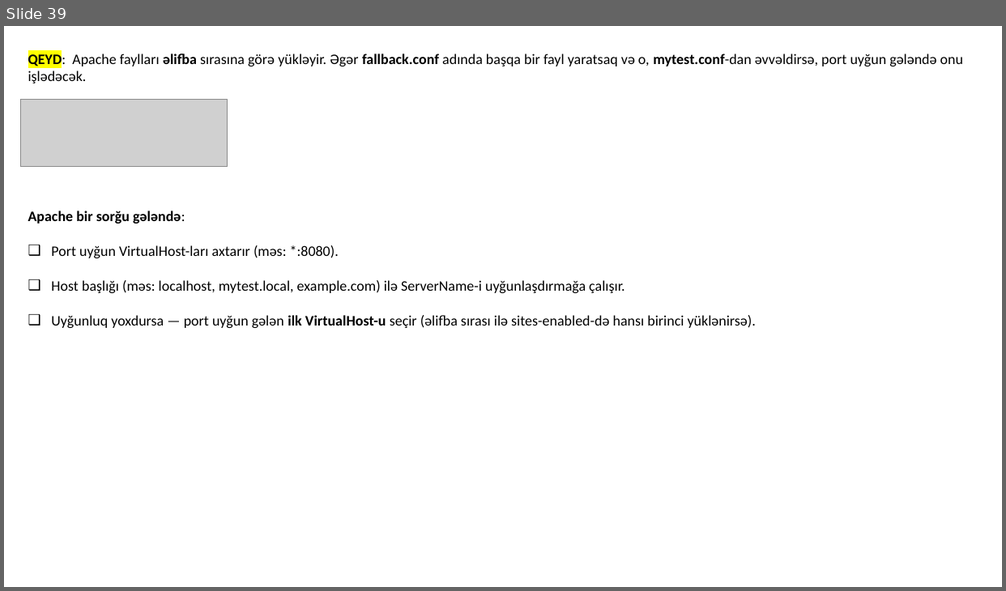
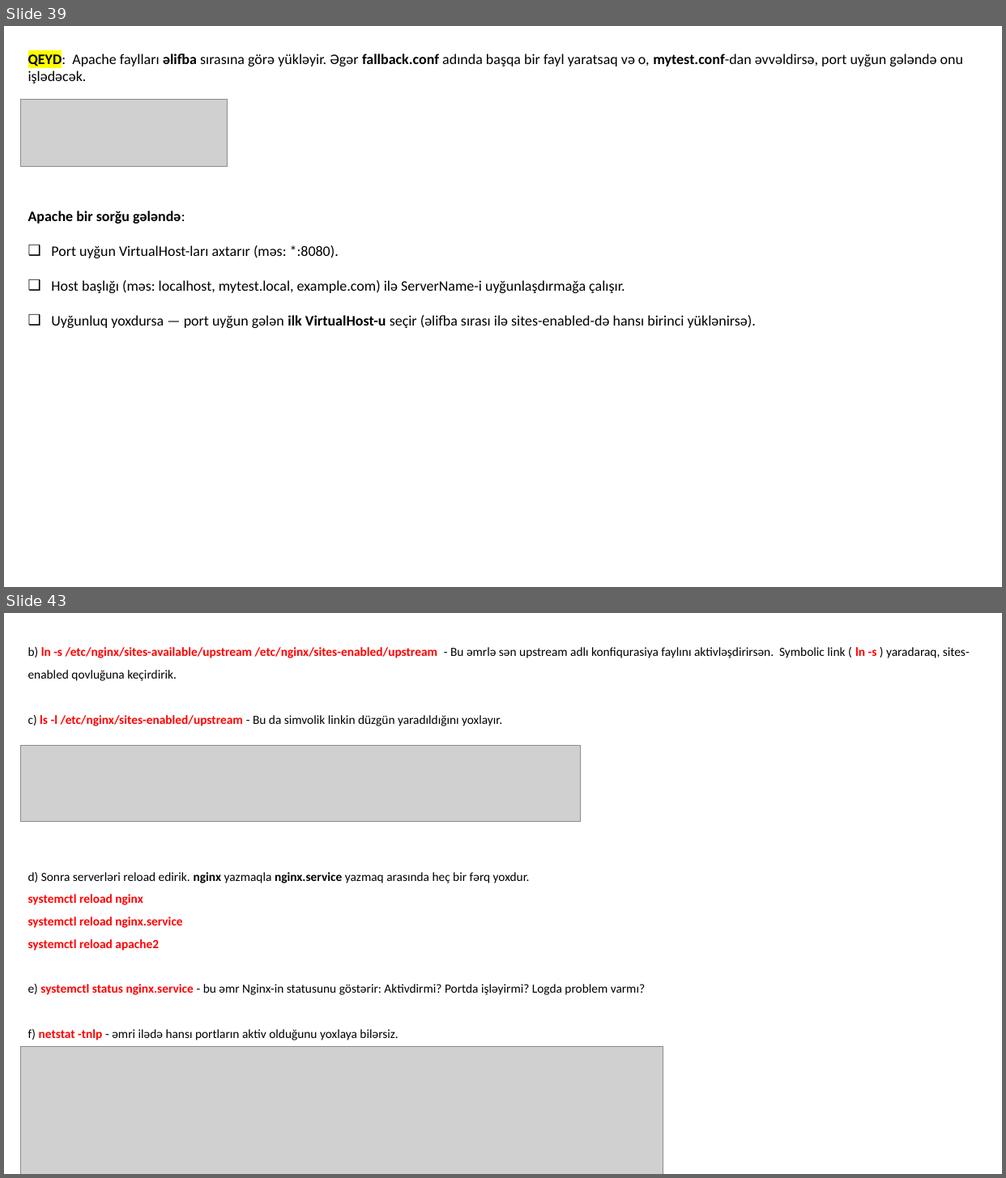
Before and after one commit to codeurient/DevOps, a slide deck: .lessons/Practice.pptx. Shown one above the other, each under a label of ours: slide 39 before the commit, slides 39 and 43 after it; the slides between them are not shown. The pictures are 1006x591 and 1006x1178 pixels, drawn with LibreOffice and Linux fonts; fonts in the diff are those of the drawing; grey boxes stand for pictures. Boxes give left, top, right and bottom in pixels: in the first picture for what was removed or moved away, otherwise in the second. Text is boxed around its words. In the diff, an @@ line names an element or a change of style, - is before the commit and + after.

```diff
--- a/.lessons/Practice.pptx
+++ b/.lessons/Practice.pptx
@@ slide 43 added at (4, 613, 1002, 1174), background #FFFFFF @@
@@ text added at (28, 647, 970, 1041), 12 pt, text #000000 @@
+b) ln -s /etc/nginx/sites-available/upstream /etc/nginx/sites-enabled/upstream - Bu əmrlə sən upstream adlı konfiqurasiya faylını aktivləşdirirsən. Symbolic link ( ln -s ) yaradaraq, sites-enabled qovluğuna keçirdirik.
+c) ls -l /etc/nginx/sites-enabled/upstream - Bu da simvolik linkin düzgün yaradıldığını yoxlayır.
+d) Sonra serverləri reload edirik. nginx yazmaqla nginx.service yazmaq arasında heç bir fərq yoxdur.
+systemctl reload nginx
+systemctl reload nginx.service
+systemctl reload apache2
+e) systemctl status nginx.service - bu əmr Nginx-in statusunu göstərir: Aktivdirmi? Portda işləyirmi? Logda problem varmı?
+f) netstat -tnlp - əmri ilədə hansı portların aktiv olduğunu yoxlaya bilərsiz.
@@ picture added at (20, 745, 581, 821) @@
@@ picture added at (20, 1046, 663, 1174) @@
```
Also in this commit, not shown: 5 other slides added, 6 slides removed, 1 other file.
